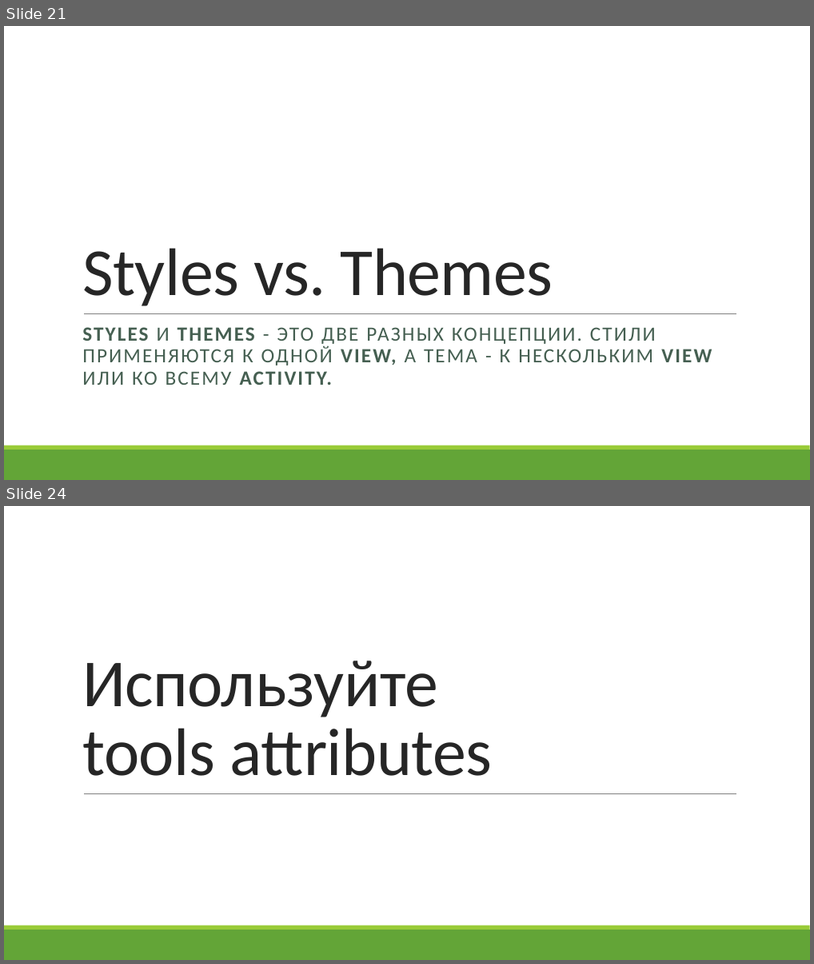
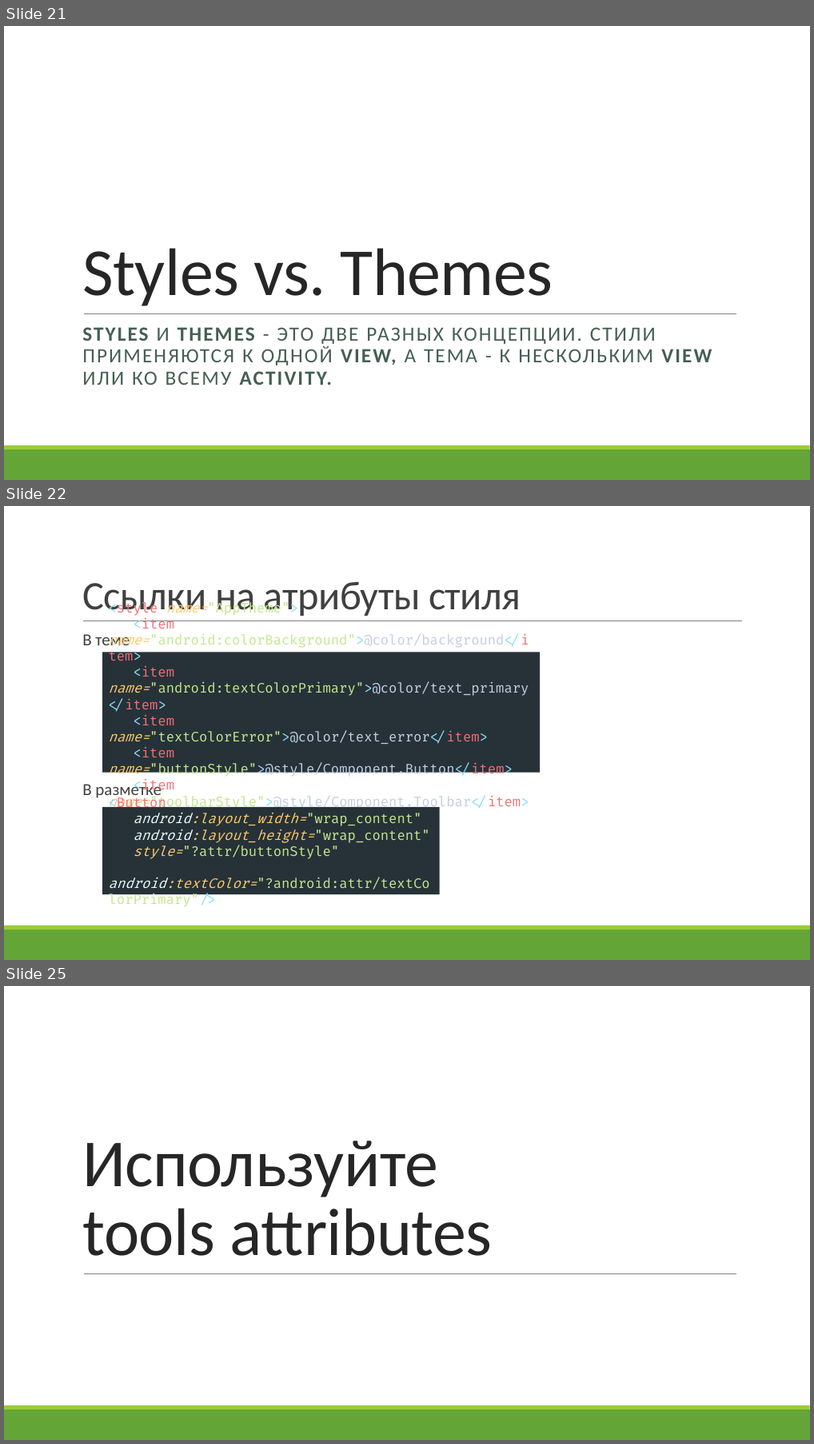
Before and after one commit to ZebanNikolay/android-style-best-practices, a slide deck: Styles and Themes in Android.pptm. Shown one above the other, each under a label of ours: slides 21 and 24 before the commit, slides 21, 22 and 25 after it; the slides between them are not shown. The pictures are 814x964 and 814x1444 pixels, drawn with LibreOffice and Linux fonts; fonts in the diff are those of the drawing. Boxes give left, top, right and bottom in pixels: in the first picture for what was removed or moved away, otherwise in the second. Text is boxed around its words. In the diff, an @@ line names an element or a change of style, - is before the commit and + after.

```diff
--- a/Styles and Themes in Android.pptm
+++ b/Styles and Themes in Android.pptm
@@ slide 22 added at [4,506,810,960], background #FFFFFF; not listed: 2 template elements that a slide beside it also shows @@
@@ title added at [82,581,522,619], 48 pt, text #404040 @@
+Ссылки на атрибуты стиля
@@ line added from (83, 621) to (742, 621), #808080 0.5 pt @@
@@ text added at [82,634,162,800], 20 pt, text #404040 @@
+  В теме
+  В разметке
@@ rectangle added at [102,652,541,772], fill #263238, 16 pt, text #C3E88D @@
+<style name="AppTheme">
+<item name="android:colorBackground">@color/background</item>
+<item name="android:textColorPrimary">@color/text_primary</item>
+<item name="textColorError">@color/text_error</item>
+<item name="buttonStyle">@style/Component.Button</item>
+<item name="toolbarStyle">@style/Component.Toolbar</item>
+</style>
@@ rectangle added at [102,807,440,894], fill #263238, 16 pt, text #C3E88D @@
+<Button
+android:layout_width="wrap_content"
+android:layout_height="wrap_content"
+style="?attr/buttonStyle"
+android:textColor="?android:attr/textColorPrimary"/>
@@ what was slide 24 is now slide 25 @@
```
Also in this commit, not shown: 3 slides changed.
